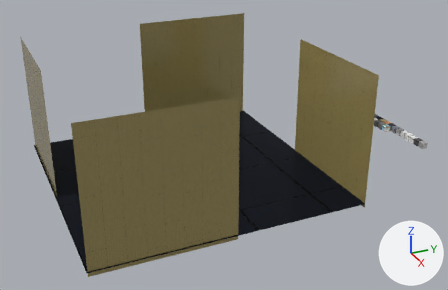
What one commit did to the Blender file 3d_models/materials.blend.
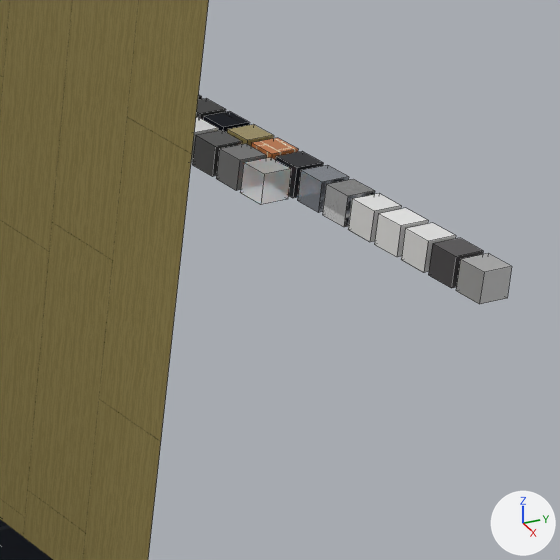
There are two pictures of each version: one whole from a camera (50 mm lens) standing at (41.01, -15.04, 22.09) and looking at (0.47, 3.2, 1.82), one close up on the part from 76% to 97% of the width and 34% to 66% of the height. The axes (+X, +Y, +Z) are drawn at lower right. The lights are the same throughout. The close-ups show mesh edges as thin lines.

The scene before the commit, as lines of its bpy script (objects in view):
```python
me_cube_012 = bpy.data.meshes.new('Cube.012')
me_cube_012.from_pydata(...)  # a box spanning x -0.25..0.25, y 19.75..20.25, z 0.0..0.5
me_cube_012.materials.append(mat_metal_silver)  # light grey #b1b7c1
me_cube_013 = bpy.data.meshes.new('Cube.013')
me_cube_013.from_pydata(...)  # a box spanning x -0.25..0.25, y 19.75..20.25, z 0.0..0.5
me_cube_013.materials.append(mat_mirror_a)
me_cube_027 = bpy.data.meshes.new('Cube.027')
me_cube_027.from_pydata(...)  # a box spanning x -0.25..0.25, y 19.75..20.25, z 0.0..0.5
me_cube_027.materials.append(mat_cournine_white)  # white #e7e7e7
ob_cube_011 = bpy.data.objects.new('Cube.011', me_cube_012)
ob_cube_011.location = (0.6, 0.0, 0.0)
ob_cube_012 = bpy.data.objects.new('Cube.012', me_cube_013)
ob_cube_012.location = (1.2, 0.0, 0.0)
ob_cube_027 = bpy.data.objects.new('Cube.027', me_cube_027)
ob_cube_027.location = (0.0, -0.6, 0.0)
# also in view: 'Cube.017' at (4.2, 20.0, 0.25); 'Cube.026' at (-0.6, 19.4, 0.25); 'Cube.016' at (3.6, 20.0, 0.25); 'Plane.001' at (0.0, 0.0, -0.1); 'Cube.014' at (2.4, 20.0, 0.25)
```
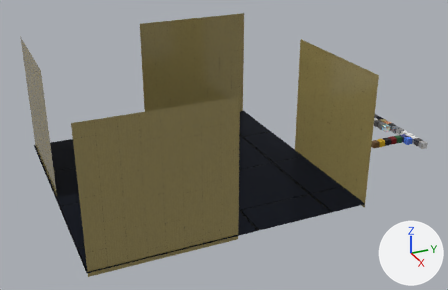
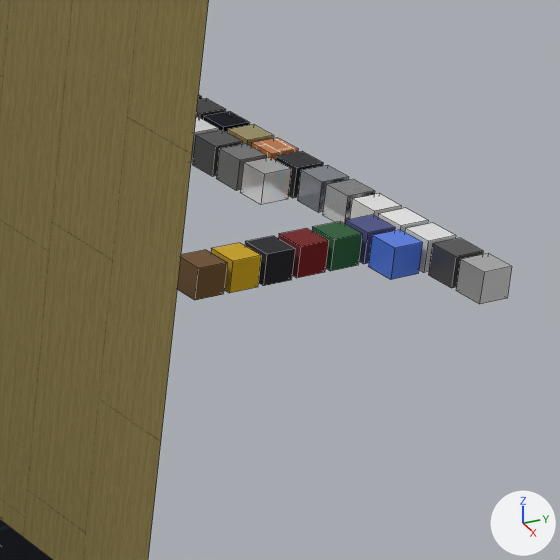
Edits to the bpy script that builds the scene:
```text
Add ob_cube_034:
    ob_cube_034 = bpy.data.objects.new('Cube.034', me_cube_034)  # a box spanning x -0.25..0.25, y 19.75..20.25, z 0.0..0.5; in mat_paper_brown (brown #6e512e)
    ob_cube_034.location = (2.41, -3.61, -0.01)
Add ob_cube_033:
    ob_cube_033 = bpy.data.objects.new('Cube.033', me_cube_033)  # a box spanning x -0.25..0.25, y 19.75..20.25, z 0.0..0.5; in mat_paper_yellow (yellow #cba314)
    ob_cube_033.location = (2.41, -3.01, -0.01)
Add ob_cube_032:
    ob_cube_032 = bpy.data.objects.new('Cube.032', me_cube_032)  # a box spanning x -0.25..0.25, y 19.75..20.25, z 0.0..0.5; in mat_paper_black (black #222025)
    ob_cube_032.location = (2.41, -2.41, -0.01)
Add ob_cube_031:
    ob_cube_031 = bpy.data.objects.new('Cube.031', me_cube_031)  # a box spanning x -0.25..0.25, y 19.75..20.25, z 0.0..0.5; in mat_paper_red (dark red #751619)
    ob_cube_031.location = (2.4, -1.8, 0.0)
Add ob_cube_030:
    ob_cube_030 = bpy.data.objects.new('Cube.030', me_cube_030)  # a box spanning x -0.25..0.25, y 19.75..20.25, z 0.0..0.5; in mat_paper_green (dark green #285e38)
    ob_cube_030.location = (2.4, -1.2, 0.0)
Add ob_cube_029:
    ob_cube_029 = bpy.data.objects.new('Cube.029', me_cube_029)  # a box spanning x -0.25..0.25, y 19.75..20.25, z 0.0..0.5; in mat_paper_blue (blue #4d5389)
    ob_cube_029.location = (2.4, -0.6, 0.0)
Add ob_cube_028:
    ob_cube_028 = bpy.data.objects.new('Cube.028', me_cube_028)  # a box spanning x -0.25..0.25, y 19.75..20.25, z 0.0..0.5; in mat_plastic_blue (blue #527ce7)
    ob_cube_028.location = (3.0, -0.6, 0.0)
```

Boxes (x1, y1, x2, y2) around the edits, measured in the close-ups (560 x 560 px):
'Cube.028', added (blue): after (368, 230, 422, 280)
'Cube.034', added (brown): after (177, 250, 227, 300)
'Cube.033', added (yellow): after (211, 243, 261, 293)
'Cube.032', added (black): after (245, 236, 295, 286)
'Cube.031', added: after (278, 228, 329, 278)
'Cube.030', added (green): after (312, 221, 362, 271)
'Cube.029', added (blue): after (345, 215, 395, 264)
